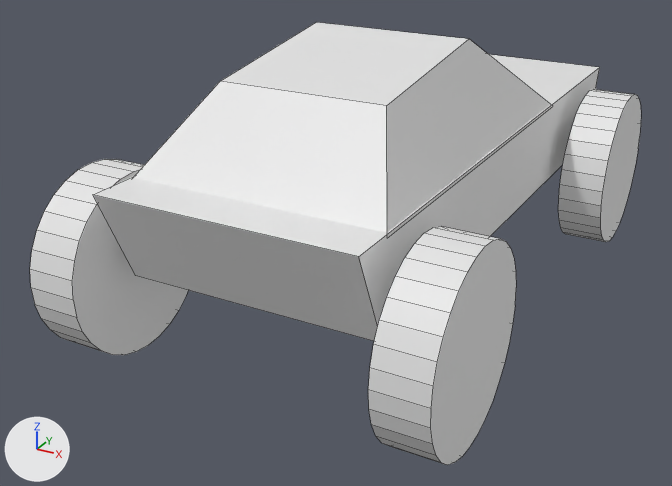
What one commit did to the FBX model Content/ToyCars/ToyCar1.fbx.
One viewpoint serves both versions: a camera (50 mm lens) standing at (1.7, -3.33, 1.41) and looking at (0.45, -1.05, 0.27). Lighting does not change. The marker at lower left points along +X, +Y and +Z. Mesh edges are drawn as thin lines. Where no turn or scale is listed for an object, it has been applied to the vertices. Vertices at the same position are counted once.

The first picture shows 'CarBody', 'WheelBL', 'WheelBR', 'WheelFR'.
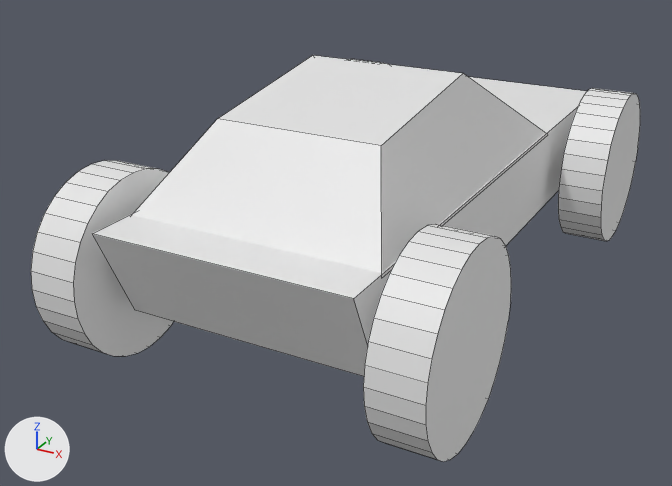
Where the newer file only moved an object's origin or applied its transform, the numbers keep the older frame.

Where the change shows, as pixel boxes [x1, y1, x2, y2] in the pictures (672 x 486 px):
'CarBody', moved, turned
    before: [93, 22, 600, 341]
    after: [92, 55, 587, 376]
'WheelBR', mesh turned
    before: [368, 227, 516, 465]
    after: [363, 224, 511, 462]

Patch to the scene script:
```diff
--- a/Content/ToyCars/ToyCar1.fbx.py
+++ b/Content/ToyCars/ToyCar1.fbx.py
@@ me_cylinder_002 @@
 me_cylinder_002.from_pydata(...)  # 64 vertices, 34 faces; spans x 0.966..1.111, y -1.859..-1.347, z 0.1..0.613
 # used by ob_wheelbr; location = (-0.001, 0.0, 0.003)
+# me_cylinder_002 part 1: the whole mesh is turned 179.6 degrees about the y axis through its middle, then moved by (-0.013, 0.004, 0.002)
@@ ob_carbody @@
 ob_carbody = bpy.data.objects.new('CarBody', me_geom)
-ob_carbody.location = (0.507, -0.907, 0.094)
-ob_carbody.rotation_euler = (0.00658, 0.0, 1.571)  # degrees (0.4, 0, 90)
+ob_carbody.location = (0.506, -0.919, 0.0)
+ob_carbody.rotation_euler = (0.0, 0.0, 1.571)  # degrees (0, 0, 90)
```
